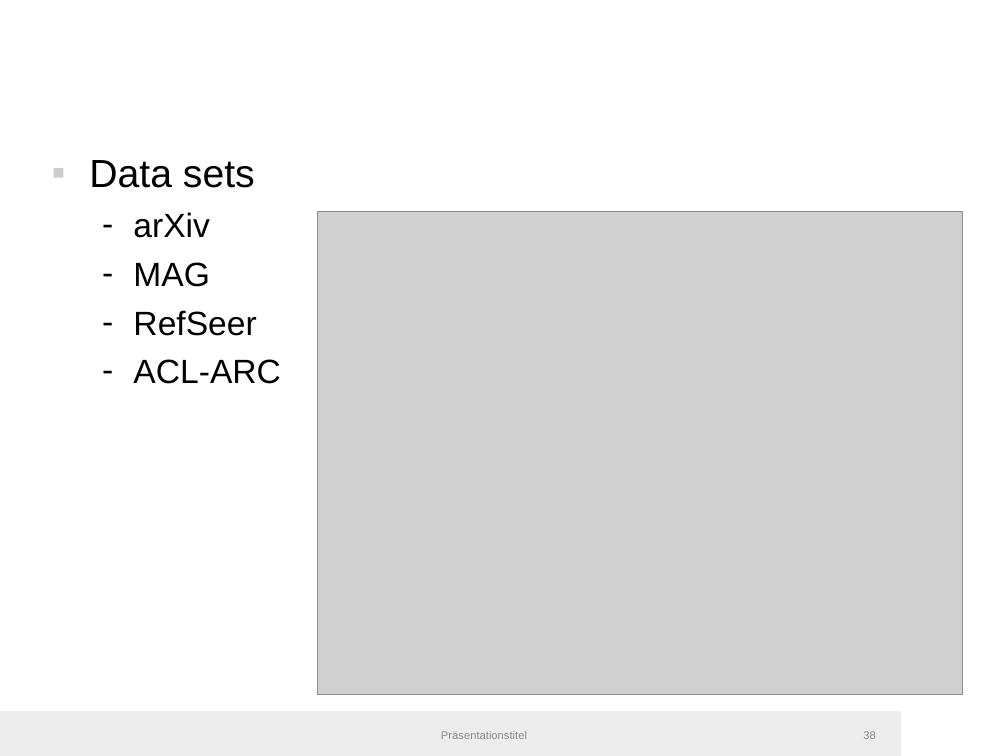
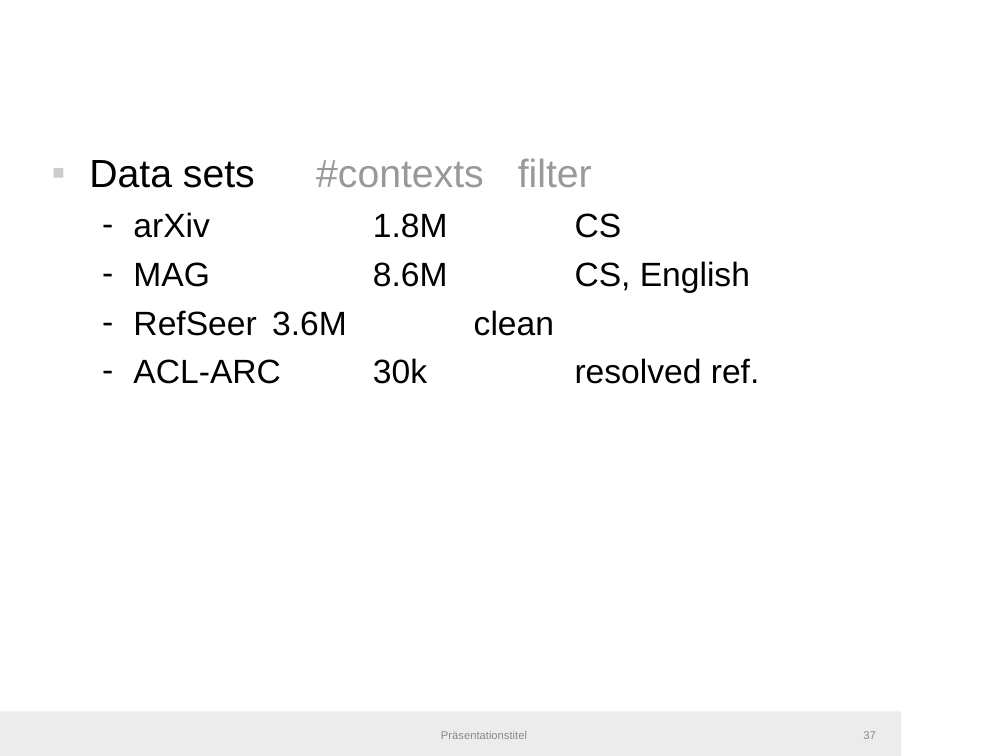
Before and after one commit to IllDepence/master_thesis, a slide deck: slide 37 of pres/pres.odp (slide 38 before the commit). Drawn at 1008x756 pixels with LibreOffice and Linux fonts; fonts in the diff are those of the drawing; grey boxes stand for pictures; background and template pictures are left out. Boxes give left, top, right and bottom in pixels: in the first picture for what was removed or moved away, otherwise in the second. Text is boxed around its words. In the diff, an @@ line names an element or a change of style, - is before the commit and + after.

```diff
--- a/pres/pres.odp
+++ b/pres/pres.odp
@@ text at [89,158,760,384]: text changed @@
-▪ Data sets
-  – arXiv
-  – MAG
-  – RefSeer
-  – ACL-ARC
+▪ Data sets #contexts filter
+  – arXiv 1.8M CS
+  – MAG 8.6M CS, English
+  – RefSeer 3.6M clean
+  – ACL-ARC 30k resolved ref.
@@ picture removed at [318,212,963,695] @@
@@ page number at [863,731,875,739]: text changed @@
-38
+37
```
Also in this commit, not shown: 8 other slides changed, 2 slides added, 2 other files.
